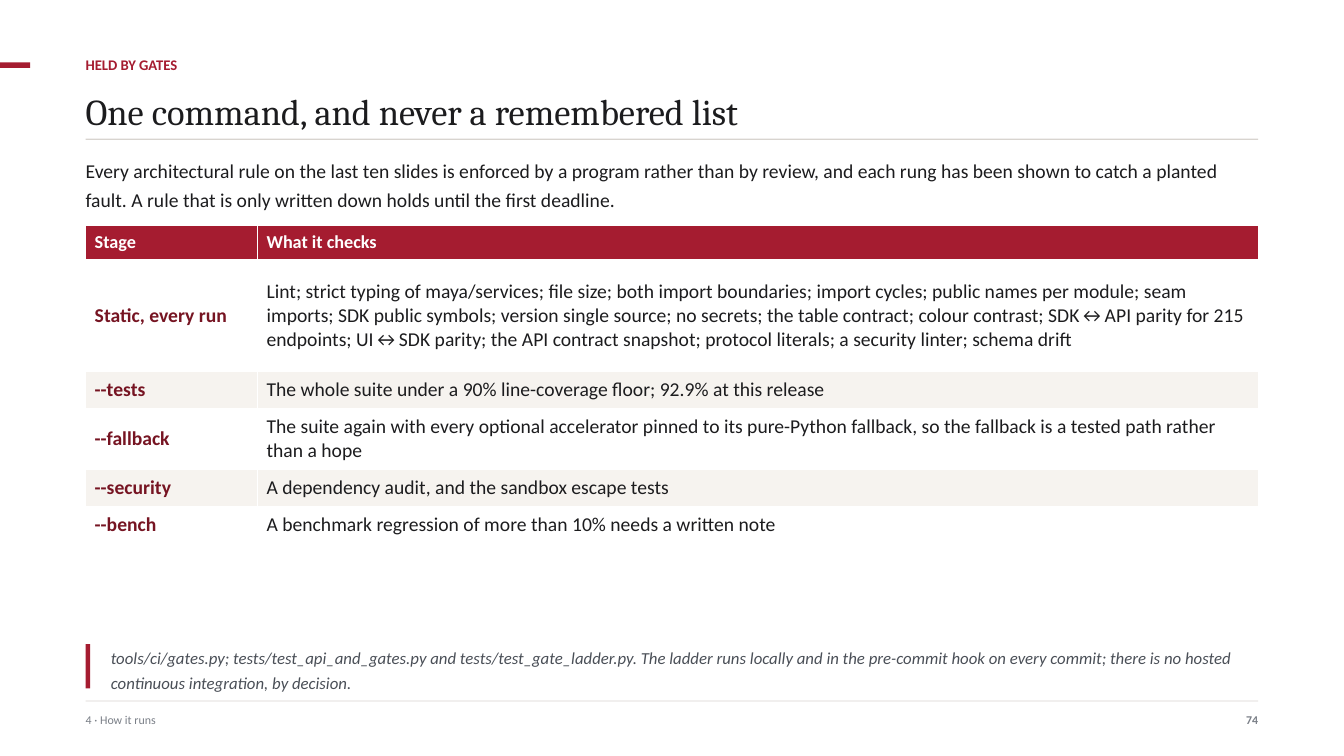
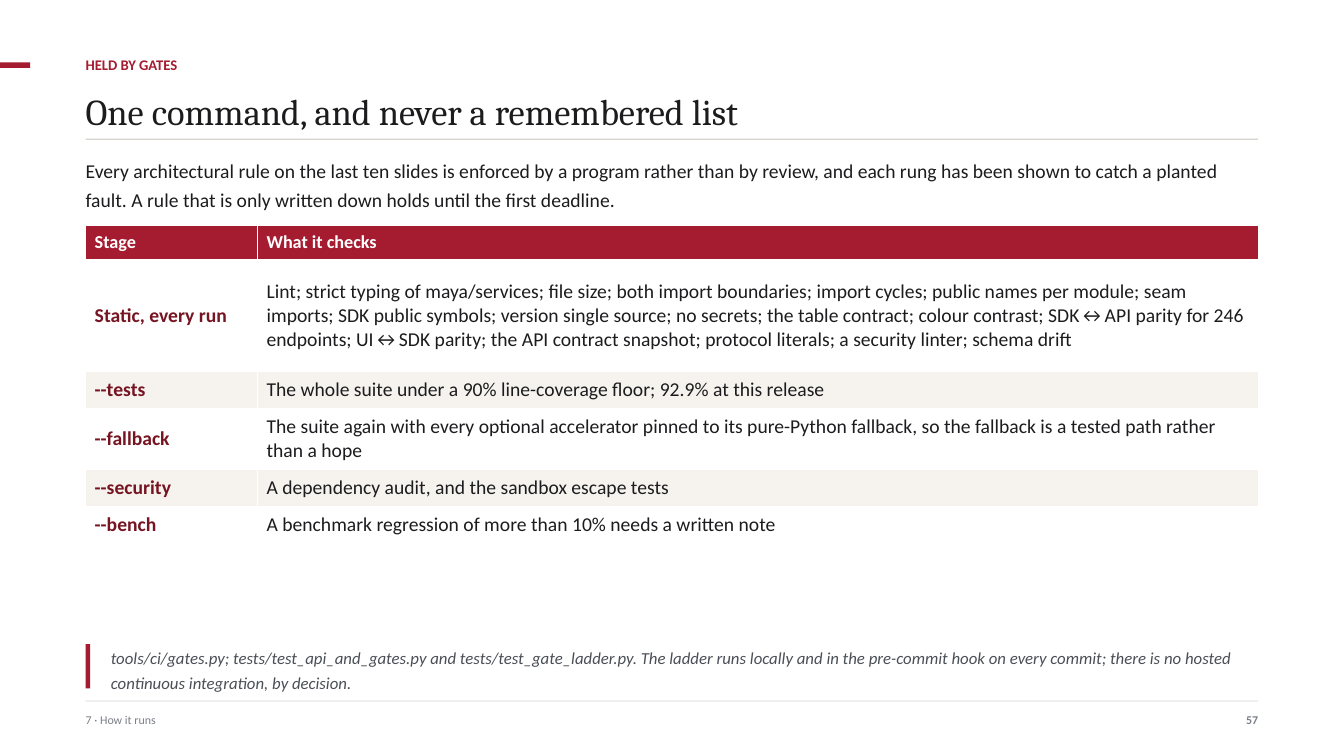
Before and after one commit to ajsinha/maya, a slide deck: slide 57 of docs/MAYA-Model-Management-Formalism-and-System-Design.pptx (slide 74 before the commit). Drawn at 1344x756 pixels with LibreOffice and Linux fonts; fonts in the diff are those of the drawing. Boxes give left, top, right and bottom in pixels: in the first picture for what was removed or moved away, otherwise in the second. Text is boxed around its words. In the diff, an @@ line names an element or a change of style, - is before the commit and + after.

```diff
--- a/docs/MAYA-Model-Management-Formalism-and-System-Design.pptx
+++ b/docs/MAYA-Model-Management-Formalism-and-System-Design.pptx
@@ table at (86,225,1258,543) @@
-row 2, column 2: Lint; strict typing of maya/services; file size; both import boundaries; import cycles; public names per module; seam imports; SDK public symbols; version single source; no secrets; the table contract; colour contrast; SDK↔API parity for 215 endpoints; UI↔SDK parity; the API contract snapshot; protocol literals; a security linter; schema drift
+row 2, column 2: Lint; strict typing of maya/services; file size; both import boundaries; import cycles; public names per module; seam imports; SDK public symbols; version single source; no secrets; the table contract; colour contrast; SDK↔API parity for 246 endpoints; UI↔SDK parity; the API contract snapshot; protocol literals; a security linter; schema drift
@@ text at (86,716,155,724): text changed @@
-4 · How it runs
+7 · How it runs
@@ text at (1246,716,1258,724): text changed @@
-74
+57
```
Also in this commit, not shown: 42 other slides changed, 27 slides added, 47 slides removed, 12 other files.
